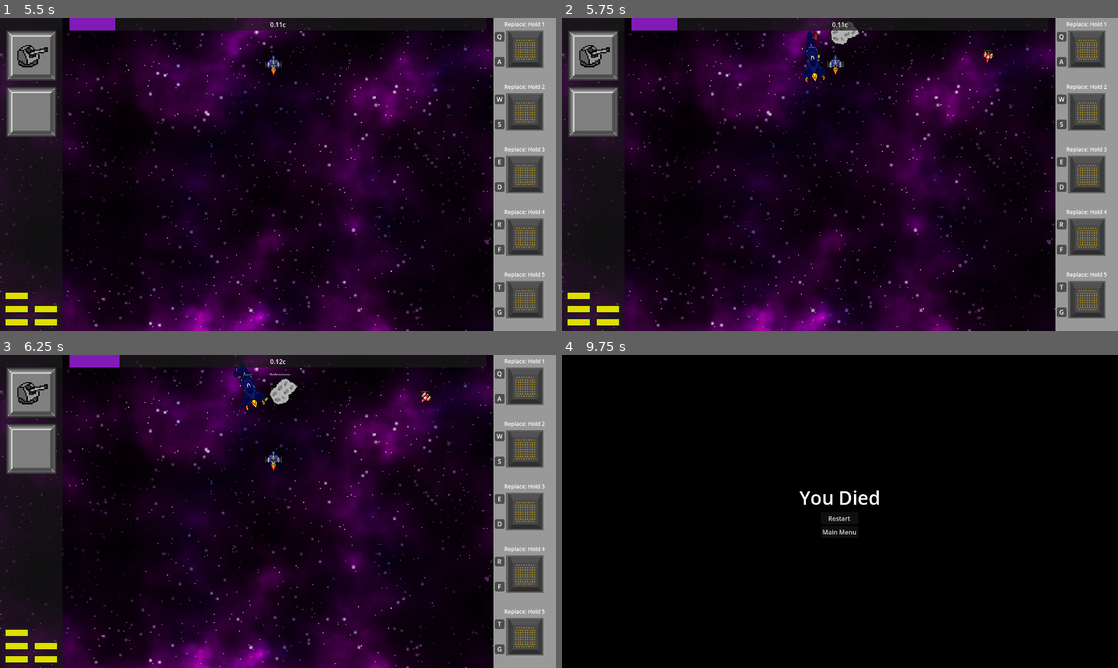
Above: before the commit, frames 1-4 (two rows, left to right).
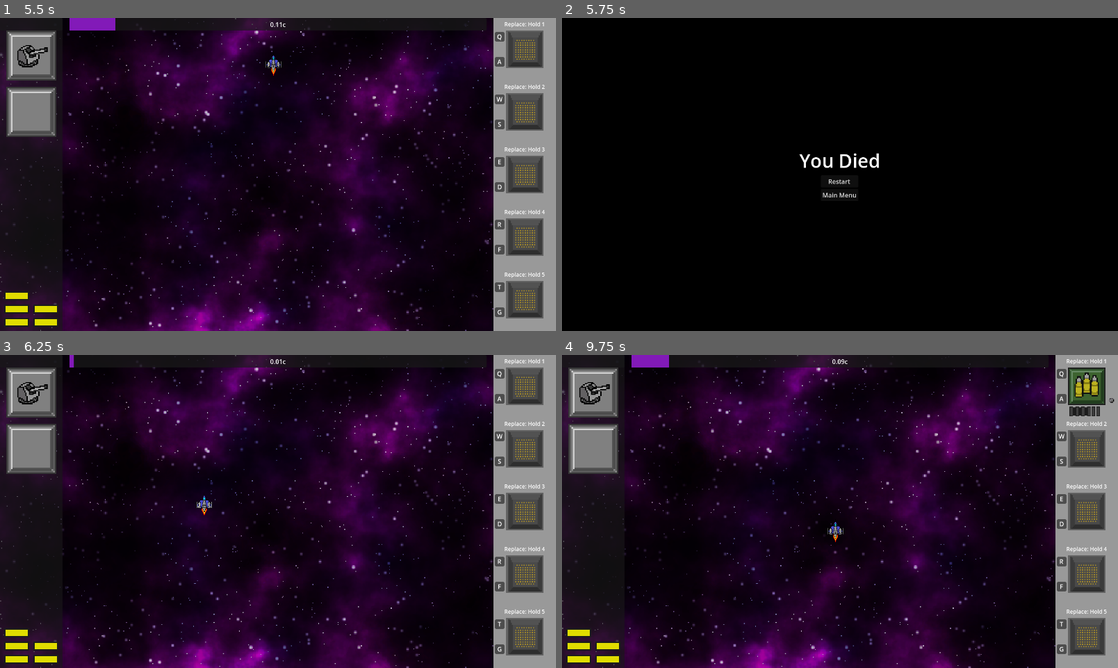
Above: after the commit, the same moments.

Repository: DigitsCodeCompendium/game.MJ198
Game: Godot game, scene res://scenes/title_screen/title_screen.tscn
Two runs of this game, one before a commit and one after it. Both use one fixed random seed, a clock stepped at 60 frames per second and the inputs below. The engine's default icon, where the game draws it, is replaced by a stand-in: a white triangle on a blue panel in a dark square.
Inputs (mouse positions are in pixels of both pictures, inside the frame that each line leads up to):
- Up to frame 1 (5.5 s): click "Start Game" at 0.5 s; click (500, 36) at 1.27 s; click (500, 61) at 2.02 s; click (500, 36) at 2.77 s; click (500, 61) at 3.52 s; click (500, 36) at 4.27 s; click (500, 61) at 5.02 s
- Up to frame 2 (5.75 s): no input
- Up to frame 3 (6.25 s): click (278, 517) at 5.75 s, where only the run after the commit has a clickable "Restart"
- Up to frame 4 (9.75 s): move the mouse to (962, 495) at 6.52 s; hold ` (discard_module_pending) 6.53-7.28 s; move the mouse to (728, 527) at 7.27 s; tap N (discard_weapon) at 7.35 s; move the mouse to (895, 442) at 8.02 s; tap Y (replace_weapon) at 8.1 s; move the mouse to (812, 574) at 8.77 s; click (812, 574) at 8.85 s; move the mouse to (1006, 558) at 9.52 s; tap Space (test_key) at 9.6 s

Frame 1 is identical in both runs. In frame 2, 56% of the frame differs, in the area x 0-100%, y 0-100%; in frame 3, 1.1%; in frame 4, 56%.
Error in both runs: Invalid access to property or key 'volume_music' on a base object of type 'Dictionary'. (res://scenes/player_options.gd:22)

Commit message:
Adjust enemy spawn system to work with asteroids and enemies independently

Diff:
--- a/resources/enemy_spawn/enemy_spawn.tres
+++ b/resources/enemy_spawn/enemy_spawn.tres
@@ -1,21 +1,29 @@
-[gd_resource type="Resource" script_class="FixedEnemySpawnPattern" load_steps=15 format=3 uid="uid://c0g6bmu0jaby8"]
+[gd_resource type="Resource" script_class="FixedEnemySpawnPattern" load_steps=11 format=3 uid="uid://c0g6bmu0jaby8"]
 
 [ext_resource type="Script" uid="uid://c2w1qo8e6vrhw" path="res://scenes/enemies/spawning/enemy_spawn_pattern_entry.gd" id="1_2q41a"]
 [ext_resource type="Script" uid="uid://x5qhqlaqnpod" path="res://scenes/enemies/spawning/random_choice_enemy_spawn_over_time.gd" id="2_h2cyi"]
 [ext_resource type="PackedScene" uid="uid://b28ic5p8jf3k7" path="res://scenes/enemies/exploder_ship.tscn" id="3_x6hsu"]
 [ext_resource type="PackedScene" uid="uid://byinyv2ojmdk0" path="res://scenes/enemies/cops/cop_fighter/cop_fighter.tscn" id="4_vg8ws"]
-[ext_resource type="Script" uid="uid://20wcajr3o32k" path="res://scenes/enemies/spawning/simple_enemy_spawn.gd" id="5_rqthi"]
-[ext_resource type="PackedScene" uid="uid://ovol6tu8w0mo" path="res://scenes/enemies/cops/cop_cruiser/cop_cruiser.tscn" id="6_f3rrs"]
 [ext_resource type="Script" uid="uid://b4rcup02wd1hy" path="res://scenes/enemies/spawning/fixed_enemy_spawn_pattern.gd" id="7_a2f0q"]
+
+[sub_resource type="Curve" id="Curve_iuycc"]
+_data = [Vector2(0, 0), 0.0, 1.0, 0, 1, Vector2(1, 1), 1.0, nan, 1, 1]
+point_count = 2
 
 [sub_resource type="Curve" id="Curve_2q41a"]
 _data = [Vector2(0, 1), 0.0, -1.0, 0, 1, Vector2(1, 0), -1.0, 0.0, 1, 0]
 point_count = 2
 
+[sub_resource type="Curve" id="Curve_x6hsu"]
+_data = [Vector2(0, 0), 0.0, 2.0, 0, 1, Vector2(0.5, 1), 2.0, 0.0, 1, 0, Vector2(1, 1), 0.0, 0.0, 0, 0]
+point_count = 3
+
 [sub_resource type="Resource" id="Resource_2q41a"]
 script = ExtResource("2_h2cyi")
 spawn_table = Dictionary[PackedScene, Curve]({
-ExtResource("3_x6hsu"): SubResource("Curve_2q41a")
+null: SubResource("Curve_iuycc"),
+ExtResource("3_x6hsu"): SubResource("Curve_2q41a"),
+ExtResource("4_vg8ws"): SubResource("Curve_x6hsu")
 })
 metadata/_custom_type_script = "uid://x5qhqlaqnpod"
 
@@ -24,29 +32,7 @@
 enemy_spawn = SubResource("Resource_2q41a")
 metadata/_custom_type_script = "uid://c2w1qo8e6vrhw"
 
-[sub_resource type="Resource" id="Resource_ynufw"]
-script = ExtResource("5_rqthi")
-enemy = ExtResource("4_vg8ws")
-metadata/_custom_type_script = "uid://20wcajr3o32k"
-
-[sub_resource type="Resource" id="Resource_lqkmv"]
-script = ExtResource("1_2q41a")
-enemy_spawn = SubResource("Resource_ynufw")
-random_offset = Vector2(800, 0)
-metadata/_custom_type_script = "uid://c2w1qo8e6vrhw"
-
-[sub_resource type="Resource" id="Resource_k053r"]
-script = ExtResource("5_rqthi")
-enemy = ExtResource("6_f3rrs")
-metadata/_custom_type_script = "uid://20wcajr3o32k"
-
-[sub_resource type="Resource" id="Resource_8jss5"]
-script = ExtResource("1_2q41a")
-enemy_spawn = SubResource("Resource_k053r")
-base_offset = Vector2(500, 0)
-metadata/_custom_type_script = "uid://c2w1qo8e6vrhw"
-
 [resource]
 script = ExtResource("7_a2f0q")
-pattern = Array[ExtResource("1_2q41a")]([SubResource("Resource_bi2un"), SubResource("Resource_lqkmv"), SubResource("Resource_8jss5")])
+pattern = Array[ExtResource("1_2q41a")]([SubResource("Resource_bi2un")])
 metadata/_custom_type_script = "uid://b4rcup02wd1hy"
--- a/scenes/enemies/spawning/enemy_spawner.gd
+++ b/scenes/enemies/spawning/enemy_spawner.gd
@@ -1,43 +1,40 @@
-extends Node
+extends CollisionShape2D
 
 @export var speed_control: SpeedControl
 
-@export var asteroid_spawn_pattern: BaseEnemySpawnPattern
-@export var asteroid_spawn_timer_curve: Curve
-
-@export var persistent_spawn_pattern: BaseEnemySpawnPattern
-@export var persistent_spawn_timer: float = 5
+@export var spawn_pattern: BaseEnemySpawnPattern
+@export var initial_delay: float = 5
+@export var spawn_timer_curve: Curve
+@export var min_linear_speed: float = 0
+@export var max_linear_speed: float = INF
 
 @onready var rand = RandomNumberGenerator.new()
 
-@onready var screen_size = get_parent().get_viewport_rect().size
+@onready var screen_size = owner.get_viewport_rect().size
 @onready var playable_margins = 0.125 * get_viewport().size.x
 
 func _ready():
-	_asteroid_spawn_loop()
-	_persistent_spawn_loop()
+	while speed_control.linear_speed < min_linear_speed:
+		await get_tree().create_timer(1).timeout
 
-func _asteroid_spawn_loop():
+	await get_tree().create_timer(initial_delay).timeout
+
 	while true:
-		await get_tree().create_timer(asteroid_spawn_timer_curve.sample(speed_control.relativistic_speed)).timeout
+		var spawn_rect = shape.get_rect()
+		var x = rand.randf_range(-spawn_rect.size.x / 2, spawn_rect.size.x / 2)
+		var y = rand.randf_range(-spawn_rect.size.y / 2, spawn_rect.size.y / 2)
 
-		asteroid_spawn_pattern.do_spawn(
-			get_parent(),
-			Vector2(rand.randf_range(playable_margins, screen_size.x - playable_margins), 20),
+		spawn_pattern.do_spawn(
+			owner,
+			Vector2(x, y) + global_position,
 			rand,
 			_make_spawn_params()
 		)
 
-func _persistent_spawn_loop():
-	while true:
-		await get_tree().create_timer(persistent_spawn_timer).timeout
+		await get_tree().create_timer(spawn_timer_curve.sample(speed_control.relativistic_speed)).timeout
 
-		persistent_spawn_pattern.do_spawn(
-			get_parent(),
-			Vector2(rand.randf_range(playable_margins, screen_size.x - playable_margins), 100),
-			rand,
-			_make_spawn_params()
-		)
+		if speed_control.linear_speed > max_linear_speed:
+			return
 
 func _make_spawn_params() -> EnemySpawnParams:
 		var params = EnemySpawnParams.new()
--- a/scenes/game.tscn
+++ b/scenes/game.tscn
@@ -19,9 +19,20 @@
 [ext_resource type="AudioStream" uid="uid://r7nykiy285hq" path="res://assets/music_loop_v1_7_stages/game loop 7.mp3" id="11_264po"]
 [ext_resource type="PackedScene" uid="uid://3khsdlfylfxy" path="res://scenes/user_interface/death_screen.tscn" id="18_ssvqc"]
 
+[sub_resource type="RectangleShape2D" id="RectangleShape2D_ssvqc"]
+size = Vector2(1000, 100)
+
+[sub_resource type="Curve" id="Curve_264po"]
+_limits = [2.0, 5.0, 0.0, 1.0]
+_data = [Vector2(0, 5), 0.0, 0.0, 0, 0, Vector2(1, 2), 0.0, 0.0, 0, 0]
+point_count = 2
+
+[sub_resource type="RectangleShape2D" id="RectangleShape2D_264po"]
+size = Vector2(1000, 100)
+
 [sub_resource type="Curve" id="Curve_ssvqc"]
 _limits = [2.0, 5.0, 0.0, 1.0]
-_data = [Vector2(0, 5), 0.0, 0.0, 0, 0, Vector2(1, 2), 0.0, 0.0, 0, 0]
+_data = [Vector2(0, 5), 0.0, 0.0, 0, 0, Vector2(1, 5), 0.0, 0.0, 0, 0]
 point_count = 2
 
 [node name="Game" type="Node2D"]
@@ -32,12 +43,23 @@
 [node name="Player" parent="." instance=ExtResource("2_lnu2h")]
 unique_name_in_owner = true
 
-[node name="EnemySpawner" type="Node" parent="." node_paths=PackedStringArray("speed_control")]
+[node name="EnemySpawners" type="Area2D" parent="."]
+
+[node name="AsteroidSpawner" type="CollisionShape2D" parent="EnemySpawners" node_paths=PackedStringArray("speed_control")]
+position = Vector2(711, 100)
+shape = SubResource("RectangleShape2D_ssvqc")
 script = ExtResource("4_ir15t")
-speed_control = NodePath("../SpeedControl")
-asteroid_spawn_pattern = ExtResource("5_ca42v")
-asteroid_spawn_timer_curve = SubResource("Curve_ssvqc")
-persistent_spawn_pattern = ExtResource("6_ssvqc")
+speed_control = NodePath("../../SpeedControl")
+spawn_pattern = ExtResource("5_ca42v")
+spawn_timer_curve = SubResource("Curve_264po")
+
+[node name="EnemySpawner" type="CollisionShape2D" parent="EnemySpawners" node_paths=PackedStringArray("speed_control")]
+position = Vector2(711, 100)
+shape = SubResource("RectangleShape2D_264po")
+script = ExtResource("4_ir15t")
+speed_control = NodePath("../../SpeedControl")
+spawn_pattern = ExtResource("6_ssvqc")
+spawn_timer_curve = SubResource("Curve_ssvqc")
 
 [node name="SpeedControl" type="Node" parent="."]
 script = ExtResource("3_lbhrr")
Not shown: 1 places in scenes/game.tscn that only renumber resources
